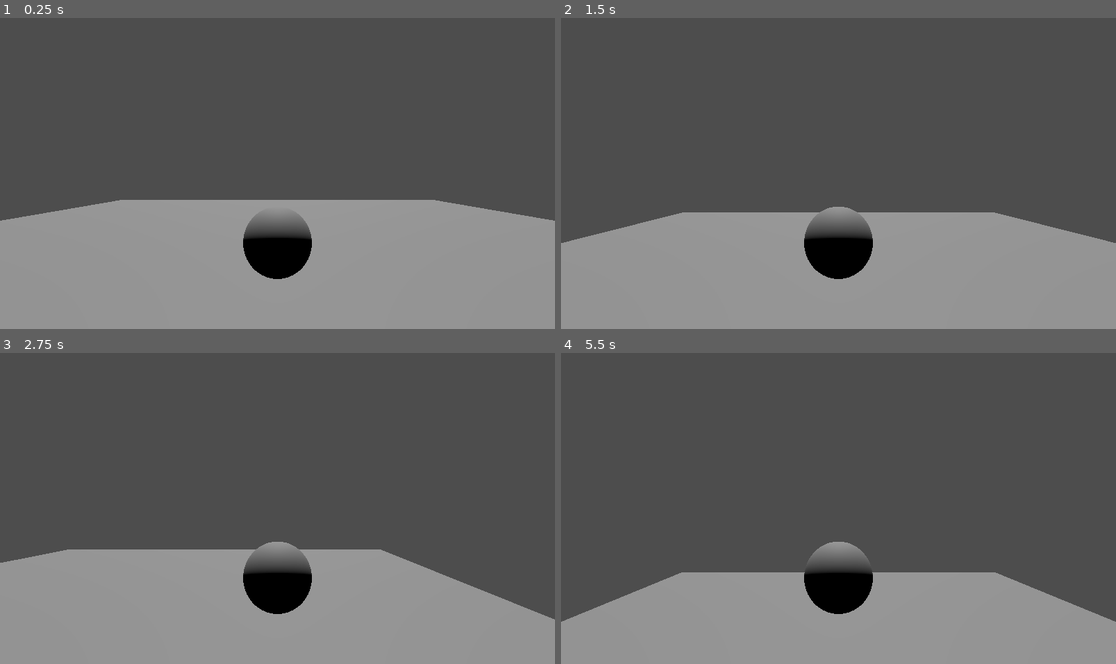
Above: before the commit, frames 1-4 (two rows, left to right).
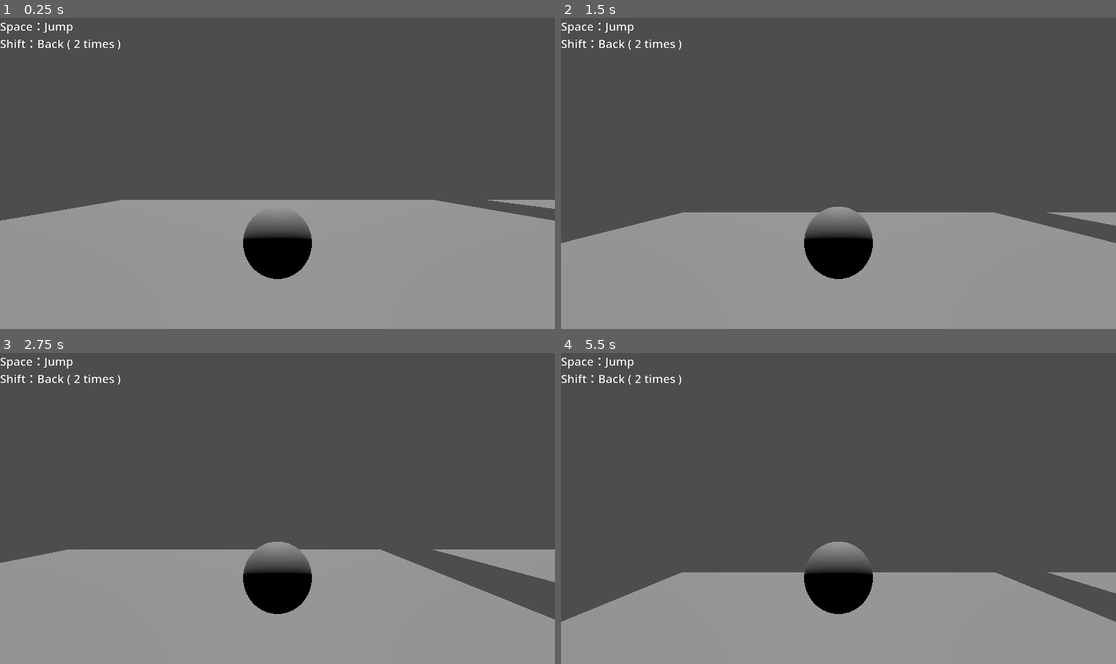
Above: after the commit, the same moments.

Repository: KantaiMishima/OSC_Hiroshima_2024_GameJam
Game: Godot game, scene res://stage1.tscn
Same seed, same stepped clock (60 frames per second), same inputs: the game is played once before the commit and once after it. Before the commit the project starts from res://node_3d.tscn.
Inputs:
- Up to frame 1 (0.25 s): no input
- Up to frame 2 (1.5 s): hold Right (right) 0.53-1.28 s; tap Space (space) at 0.6, 1.35 s; hold Backspace (back) from 1.28 s (still down)
- Up to frame 3 (2.75 s): tap Enter at 2 s; release Backspace (back) at 2.03 s; hold Right (right) from 2.03 s (still down); tap Space (space) at 2.1 s
- Up to frame 4 (5.5 s): release Right (right) at 2.78 s; hold W (up) 2.78-3.53 s; tap Space (space) at 2.85, 3.5, 3.6, 4.35, 5.1 s; hold Left (left) 3.53-5.03 s; hold Backspace (back) from 5.03 s (still down)

The runs differ from the first frame. In frame 1, 0.6% of the frame differs, in the area x 0-100%, y 1-62%; in frame 2, 0.6%; in frame 3, 1.5%, in the area x 0-100%, y 1-74%; in frame 4, 0.8%.

Commit message:
feat: 2ステージ目を仮作成

Diff:
--- /dev/null
+++ b/component/floor.tscn
@@ -0,0 +1,15 @@
+[gd_scene load_steps=3 format=3 uid="uid://cbvagtnbk51ox"]
+
+[sub_resource type="PlaneMesh" id="PlaneMesh_gr5yv"]
+
+[sub_resource type="BoxShape3D" id="BoxShape3D_oi52c"]
+
+[node name="Floor" type="MeshInstance3D"]
+transform = Transform3D(10, 0, 0, 0, 10, 0, 0, 0, 10, 0, 0, 0)
+mesh = SubResource("PlaneMesh_gr5yv")
+
+[node name="StaticBody3D" type="StaticBody3D" parent="." groups=["Floor"]]
+
+[node name="CollisionShape3D" type="CollisionShape3D" parent="StaticBody3D"]
+transform = Transform3D(2, 0, 0, 0, 0.01, 0, 0, 0, 2, 0, 0, 0)
+shape = SubResource("BoxShape3D_oi52c")
--- a/project.godot
+++ b/project.godot
@@ -11,7 +11,7 @@
 [application]
 
 config/name="OSC_Hirosima_2024"
-run/main_scene="res://node_3d.tscn"
+run/main_scene="res://stage1.tscn"
 config/features=PackedStringArray("4.3", "Forward Plus")
 config/icon="res://icon.svg"
 
--- a/script/player.gd
+++ b/script/player.gd
@@ -13,6 +13,7 @@
 
 func get_input():
 	var input_direction = Input.get_vector("left", "right", "up", "down")
+	# self.apply_force()
 	linear_velocity.x = input_direction.x * speed
 	linear_velocity.z = input_direction.y * speed
 	var input_space = Input.is_action_just_pressed("space")
--- /dev/null
+++ b/stage0.tscn
@@ -0,0 +1,196 @@
+[gd_scene load_steps=14 format=3 uid="uid://dy20lkmb0c8v2"]
+
+[ext_resource type="Script" path="res://script/player.gd" id="1_e2eke"]
+[ext_resource type="Script" path="res://script/dead_line.gd" id="2_7d4xi"]
+[ext_resource type="Script" path="res://script/game_over.gd" id="3_kvi56"]
+[ext_resource type="Script" path="res://script/goal.gd" id="4_iylby"]
+[ext_resource type="Script" path="res://script/clear.gd" id="5_nfev2"]
+[ext_resource type="PackedScene" uid="uid://fekhje8usd1m" path="res://component/check_point.tscn" id="6_fkjlk"]
+[ext_resource type="Script" path="res://script/player_history.gd" id="7_n8v4b"]
+
+[sub_resource type="SphereMesh" id="SphereMesh_yyavj"]
+
+[sub_resource type="SphereShape3D" id="SphereShape3D_eaa5i"]
+
+[sub_resource type="PlaneMesh" id="PlaneMesh_gr5yv"]
+
+[sub_resource type="BoxShape3D" id="BoxShape3D_oi52c"]
+
+[sub_resource type="StandardMaterial3D" id="StandardMaterial3D_6p6ob"]
+albedo_color = Color(0.784314, 0.196078, 0.105882, 1)
+
+[sub_resource type="CylinderMesh" id="CylinderMesh_wudl6"]
+
+[node name="Node3D" type="Node3D"]
+
+[node name="Player" type="RigidBody3D" parent="."]
+axis_lock_angular_x = true
+axis_lock_angular_y = true
+axis_lock_angular_z = true
+contact_monitor = true
+max_contacts_reported = 8
+script = ExtResource("1_e2eke")
+
+[node name="Mesh" type="MeshInstance3D" parent="Player"]
+transform = Transform3D(1, 0, 0, 0, 1, 0, 0, 0, 1, 0, 1, 0)
+mesh = SubResource("SphereMesh_yyavj")
+skeleton = NodePath("../..")
+
+[node name="CollisionShape3D" type="CollisionShape3D" parent="Player"]
+transform = Transform3D(1, 0, 0, 0, 1, 0, 0, 0, 1, 0, 1, 0)
+shape = SubResource("SphereShape3D_eaa5i")
+
+[node name="Camera3D" type="Camera3D" parent="Player"]
+transform = Transform3D(1, 0, 0, 0, 1, 0, 0, 0, 1, 0, 2, 3)
+
+[node name="Floor" type="MeshInstance3D" parent="."]
+transform = Transform3D(10, 0, 0, 0, 10, 0, 0, 0, 10, 0, 0, 0)
+mesh = SubResource("PlaneMesh_gr5yv")
+
+[node name="StaticBody3D" type="StaticBody3D" parent="Floor" groups=["Floor"]]
+
+[node name="CollisionShape3D" type="CollisionShape3D" parent="Floor/StaticBody3D"]
+transform = Transform3D(2, 0, 0, 0, 0.01, 0, 0, 0, 2, 0, 0, 0)
+shape = SubResource("BoxShape3D_oi52c")
+
+[node name="DirectionalLight3D" type="DirectionalLight3D" parent="."]
+transform = Transform3D(1, 0, 0, 0, -0.369747, 0.929133, 0, -0.929133, -0.369747, 0, 100, 0)
+
+[node name="DeadLine" type="Area3D" parent="."]
+transform = Transform3D(100, 0, 0, 0, 0.1, 0, 0, 0, 100, 0, -1, 0)
+script = ExtResource("2_7d4xi")
+
+[node name="CollisionShape3D" type="CollisionShape3D" parent="DeadLine"]
+shape = SubResource("BoxShape3D_oi52c")
+
+[node name="GameOver" type="Control" parent="."]
+visible = false
+layout_mode = 3
+anchors_preset = 15
+anchor_right = 1.0
+anchor_bottom = 1.0
+grow_horizontal = 2
+grow_vertical = 2
+script = ExtResource("3_kvi56")
+
+[node name="NextAction" type="RichTextLabel" parent="GameOver"]
+layout_mode = 1
+anchors_preset = 8
+anchor_left = 0.5
+anchor_top = 0.5
+anchor_right = 0.5
+anchor_bottom = 0.5
+offset_left = -156.0
+offset_top = 55.0
+offset_right = 160.0
+offset_bottom = 165.0
+grow_horizontal = 2
+grow_vertical = 2
+size_flags_horizontal = 4
+size_flags_vertical = 4
+size_flags_stretch_ratio = 9.39
+theme_override_constants/outline_size = 4
+theme_override_font_sizes/normal_font_size = 40
+text = "Spaceで最初から"
+
+[node name="GameOverMainText" type="RichTextLabel" parent="GameOver"]
+layout_mode = 1
+anchors_preset = 8
+anchor_left = 0.5
+anchor_top = 0.5
+anchor_right = 0.5
+anchor_bottom = 0.5
+offset_left = -431.0
+offset_top = -236.0
+offset_right = 429.0
+offset_bottom = -17.0
+grow_horizontal = 2
+grow_vertical = 2
+size_flags_horizontal = 4
+size_flags_vertical = 4
+mouse_force_pass_scroll_events = false
+theme_override_constants/outline_size = 16
+theme_override_font_sizes/normal_font_size = 160
+text = "GameOver"
+
+[node name="Goal" type="Area3D" parent="."]
+transform = Transform3D(1, 0, 0, 0, 1, 0, 0, 0, 1, -4.392, 1, 0)
+script = ExtResource("4_iylby")
+
+[node name="CollisionShape3D" type="CollisionShape3D" parent="Goal"]
+shape = SubResource("BoxShape3D_oi52c")
+
+[node name="MeshInstance3D" type="MeshInstance3D" parent="Goal"]
+material_override = SubResource("StandardMaterial3D_6p6ob")
+mesh = SubResource("CylinderMesh_wudl6")
+
+[node name="Clear" type="Control" parent="."]
+layout_mode = 3
+anchors_preset = 15
+anchor_right = 1.0
+anchor_bottom = 1.0
+grow_horizontal = 2
+grow_vertical = 2
+script = ExtResource("5_nfev2")
+
+[node name="NextAction" type="RichTextLabel" parent="Clear"]
+layout_mode = 1
+anchors_preset = 8
+anchor_left = 0.5
+anchor_top = 0.5
+anchor_right = 0.5
+anchor_bottom = 0.5
+offset_left = -156.0
+offset_top = 55.0
+offset_right = 160.0
+offset_bottom = 165.0
+grow_horizontal = 2
+grow_vertical = 2
+size_flags_horizontal = 4
+size_flags_vertical = 4
+size_flags_stretch_ratio = 9.39
+theme_override_constants/outline_size = 4
+theme_override_font_sizes/normal_font_size = 40
+text = "Spaceで最初から"
+
+[node name="ClearMainText" type="RichTextLabel" parent="Clear"]
+layout_mode = 1
+anchors_preset = 8
+anchor_left = 0.5
+anchor_top = 0.5
+anchor_right = 0.5
+anchor_bottom = 0.5
+offset_left = -210.0
+offset_top = -233.0
+offset_right = 205.0
+offset_bottom = -14.0
+grow_horizontal = 2
+grow_vertical = 2
+size_flags_horizontal = 4
+size_flags_vertical = 4
+mouse_force_pass_scroll_events = false
+theme_override_constants/outline_size = 16
+theme_override_font_sizes/normal_font_size = 160
+text = "Clear"
+
+[node name="CheckPoint" parent="." instance=ExtResource("6_fkjlk")]
+
+[node name="PlayerHistory" type="Node" parent="." node_paths=PackedStringArray("checkPoints")]
+script = ExtResource("7_n8v4b")
+checkPoints = [NodePath("../Node3D"), NodePath("../CheckPoint"), NodePath("../CheckPoint2"), NodePath("../CheckPoint3"), NodePath("../CheckPoint4"), NodePath("../Goal")]
+
+[node name="Node3D" type="Node3D" parent="."]
+transform = Transform3D(1, 0, 0, 0, 1, 0, 0, 0, 1, 0, 1, 0)
+
+[node name="CheckPoint2" parent="." instance=ExtResource("6_fkjlk")]
+transform = Transform3D(1, 0, 0, 0, 1, 0, 0, 0, 1, -4.39856, 1, -4.04038)
+
+[node name="CheckPoint3" parent="." instance=ExtResource("6_fkjlk")]
+transform = Transform3D(1, 0, 0, 0, 1, 0, 0, 0, 1, 4.12524, 1, -3.1744)
+
+[node name="CheckPoint4" parent="." instance=ExtResource("6_fkjlk")]
+transform = Transform3D(1, 0, 0, 0, 1, 0, 0, 0, 1, 4.0982, 1, 4.86357)
+
+[connection signal="body_shape_entered" from="Player" to="Player" method="onEntered1"]
+[connection signal="body_entered" from="DeadLine" to="DeadLine" method="onEntered"]
+[connection signal="body_entered" from="Goal" to="Goal" method="onEntered"]
--- a/node_3d.tscn
+++ b/stage1.tscn
@@ -4,15 +4,14 @@
 [ext_resource type="Script" path="res://script/clear.gd" id="1_g68qo"]
 [ext_resource type="Script" path="res://script/dead_line.gd" id="2_fsdgy"]
 [ext_resource type="Script" path="res://script/game_over.gd" id="2_h7463"]
+[ext_resource type="PackedScene" uid="uid://cbvagtnbk51ox" path="res://component/floor.tscn" id="2_hsoas"]
 [ext_resource type="Script" path="res://script/goal.gd" id="5_nyv8e"]
 [ext_resource type="Script" path="res://script/player_history.gd" id="6_dtxcs"]
-[ext_resource type="PackedScene" uid="uid://fekhje8usd1m" path="res://check_point.tscn" id="6_rbfgr"]
+[ext_resource type="PackedScene" uid="uid://fekhje8usd1m" path="res://component/check_point.tscn" id="6_rbfgr"]
 
 [sub_resource type="SphereMesh" id="SphereMesh_yyavj"]
 
 [sub_resource type="SphereShape3D" id="SphereShape3D_eaa5i"]
-
-[sub_resource type="PlaneMesh" id="PlaneMesh_gr5yv"]
 
 [sub_resource type="BoxShape3D" id="BoxShape3D_oi52c"]
 
@@ -43,15 +42,7 @@
 [node name="Camera3D" type="Camera3D" parent="Player"]
 transform = Transform3D(1, 0, 0, 0, 1, 0, 0, 0, 1, 0, 2, 3)
 
-[node name="Floor" type="MeshInstance3D" parent="."]
-transform = Transform3D(10, 0, 0, 0, 10, 0, 0, 0, 10, 0, 0, 0)
-mesh = SubResource("PlaneMesh_gr5yv")
-
-[node name="StaticBody3D" type="StaticBody3D" parent="Floor" groups=["Floor"]]
-
-[node name="CollisionShape3D" type="CollisionShape3D" parent="Floor/StaticBody3D"]
-transform = Transform3D(2, 0, 0, 0, 0.01, 0, 0, 0, 2, 0, 0, 0)
-shape = SubResource("BoxShape3D_oi52c")
+[node name="Floor" parent="." instance=ExtResource("2_hsoas")]
 
 [node name="DirectionalLight3D" type="DirectionalLight3D" parent="."]
 transform = Transform3D(1, 0, 0, 0, -0.369747, 0.929133, 0, -0.929133, -0.369747, 0, 100, 0)
@@ -183,13 +174,24 @@
 transform = Transform3D(1, 0, 0, 0, 1, 0, 0, 0, 1, 0, 1, 0)
 
 [node name="CheckPoint2" parent="." instance=ExtResource("6_rbfgr")]
-transform = Transform3D(1, 0, 0, 0, 1, 0, 0, 0, 1, -4.39856, 1, -4.04038)
+transform = Transform3D(1, 0, 0, 0, 1, 0, 0, 0, 1, 27.229, 1, -4.04038)
 
 [node name="CheckPoint3" parent="." instance=ExtResource("6_rbfgr")]
 transform = Transform3D(1, 0, 0, 0, 1, 0, 0, 0, 1, 4.12524, 1, -3.1744)
 
 [node name="CheckPoint4" parent="." instance=ExtResource("6_rbfgr")]
-transform = Transform3D(1, 0, 0, 0, 1, 0, 0, 0, 1, 4.0982, 1, 4.86357)
+transform = Transform3D(1, 0, 0, 0, 1, 0, 0, 0, 1, 26.4953, 1, 4.86357)
+
+[node name="Floor2" parent="." instance=ExtResource("2_hsoas")]
+transform = Transform3D(10, 0, 0, 0, 10, 0, 0, 0, 10, 23.3153, 0, 0)
+
+[node name="UI" type="RichTextLabel" parent="."]
+offset_right = 329.0
+offset_bottom = 73.0
+theme_override_constants/outline_size = 2
+theme_override_font_sizes/normal_font_size = 24
+text = "Space：Jump
+Shift：Back ( 2 times )"
 
 [connection signal="body_shape_entered" from="Player" to="Player" method="onEntered1"]
 [connection signal="body_entered" from="DeadLine" to="DeadLine" method="onEntered"]
Renamed: check_point.tscn -> component/check_point.tscn
